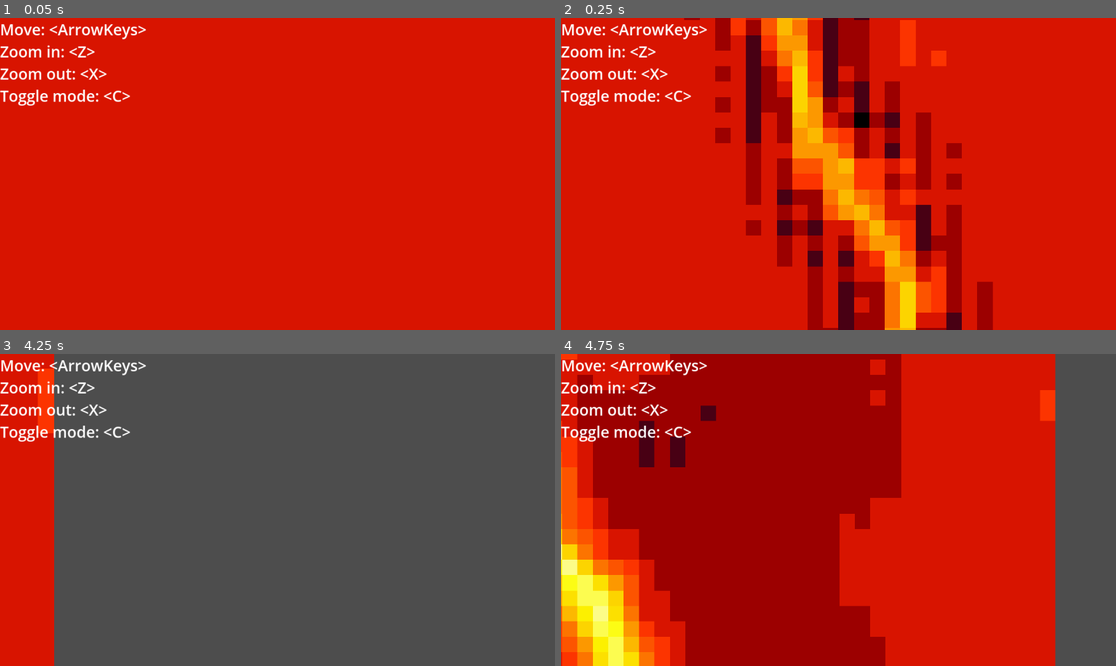
Above: before the commit, frames 1-4 (two rows, left to right).
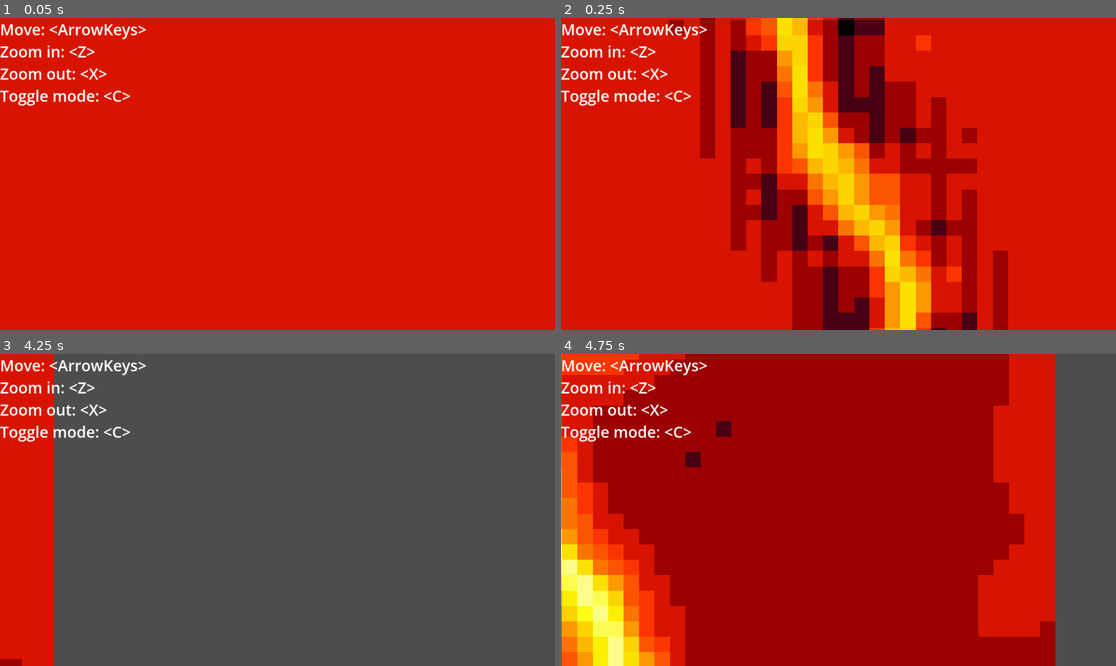
Above: after the commit, the same moments.

Repository: bingecraft-net/sandbox
Game: Godot game, scene res://scenes/game.tscn
Same seed, same stepped clock (60 frames per second), same inputs: the game is played once before the commit and once after it.
Inputs:
- Up to frame 1 (0.05 s): no input
- Up to frame 2 (0.25 s): no input
- Up to frame 3 (4.25 s): hold Right (ui_right) 0.53-1.28 s; tap C (toggle mode) at 0.6, 2.85 s; hold Down (ui_down) 1.28-2.03 s; tap Z (zoom in) at 1.35, 3.6 s; hold Right (ui_right) 2.03-2.78 s; tap X (zoom out) at 2.1 s; tap Enter at 2.75 s; hold Up (ui_up) 2.78-3.53 s; tap Space at 3.5 s; hold Left (ui_left) from 3.53 s (still down)
- Up to frame 4 (4.75 s): keep holding Left (ui_left); tap X (zoom out) at 4.35 s

Frame 1 is identical in both runs. In frame 2, 33% of the frame differs, in the area x 19-81%, y 0-100%; in frame 3, 0.6%; in frame 4, 30%.

Commit message:
step both frames every tick

Diff:
--- a/scenes/cell.gd
+++ b/scenes/cell.gd
@@ -40,29 +40,28 @@
 	mode = not mode
 
 
-var tick = 0
 func _on_timer_timeout() -> void:
-	tick += 1
-	for x in range(tick % 2, grid_size, 2):
-		for y in range(tick % 2, grid_size, 2):
-			var x0 = x
-			var x1 = (x + 1) % grid_size
-			var y0 = y
-			var y1 = (y + 1) % grid_size
+	for frame in range(2):
+		for x in range(frame, grid_size, 2):
+			for y in range(frame, grid_size, 2):
+				var x0 = x
+				var x1 = (x + 1) % grid_size
+				var y0 = y
+				var y1 = (y + 1) % grid_size
 
-			var m00 = mass[x0][y0]
-			var m10 = mass[x1][y0]
-			var m11 = mass[x1][y1]
-			var m01 = mass[x0][y1]
+				var m00 = mass[x0][y0]
+				var m10 = mass[x1][y0]
+				var m11 = mass[x1][y1]
+				var m01 = mass[x0][y1]
 
-			var a00 = sample(x0, y0, elapsed)
-			var a10 = sample(x1, y0, elapsed)
-			var a11 = sample(x1, y1, elapsed)
-			var a01 = sample(x0, y1, elapsed)
+				var a00 = sample(x0, y0, elapsed)
+				var a10 = sample(x1, y0, elapsed)
+				var a11 = sample(x1, y1, elapsed)
+				var a01 = sample(x0, y1, elapsed)
 
-			var mean = (m00 + m10 + m11 + m01 + a00 + a10 + a11 + a01) / 4.
+				var mean = (m00 + m10 + m11 + m01 + a00 + a10 + a11 + a01) / 4.
 
-			mass[x0][y0] += (mean - m00 - a00)
-			mass[x1][y0] += (mean - m10 - a10)
-			mass[x1][y1] += (mean - m11 - a11)
-			mass[x0][y1] += (mean - m01 - a01)
+				mass[x0][y0] += (mean - m00 - a00)
+				mass[x1][y0] += (mean - m10 - a10)
+				mass[x1][y1] += (mean - m11 - a11)
+				mass[x0][y1] += (mean - m01 - a01)
